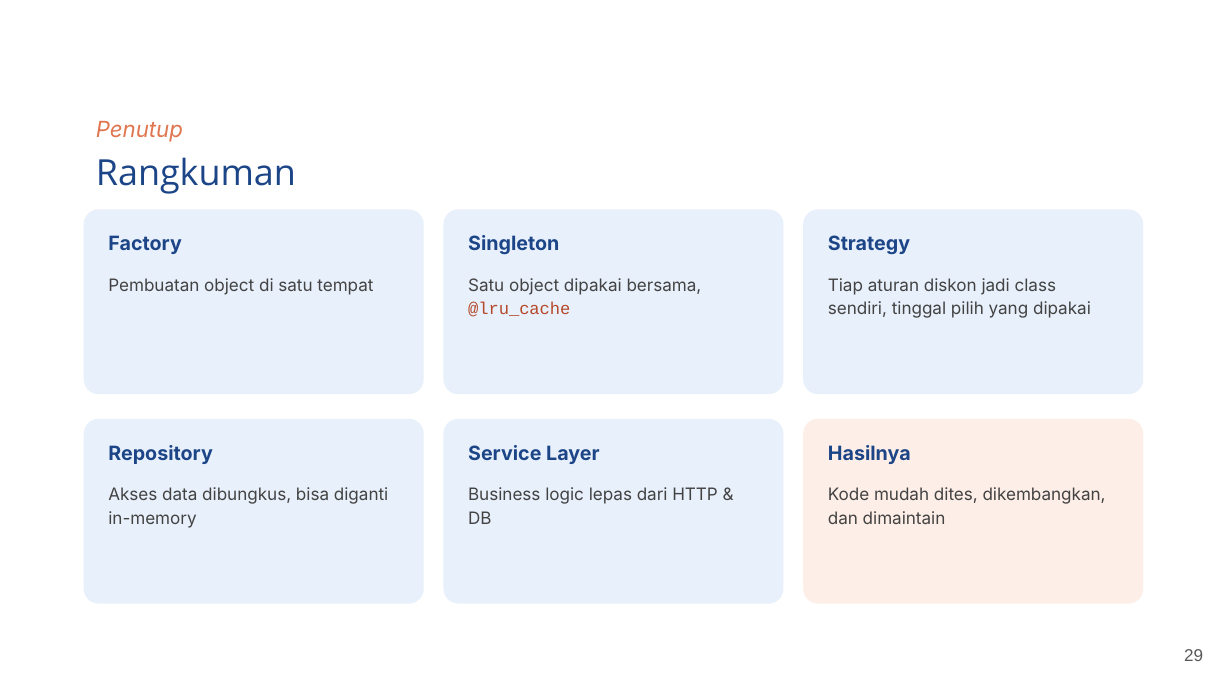
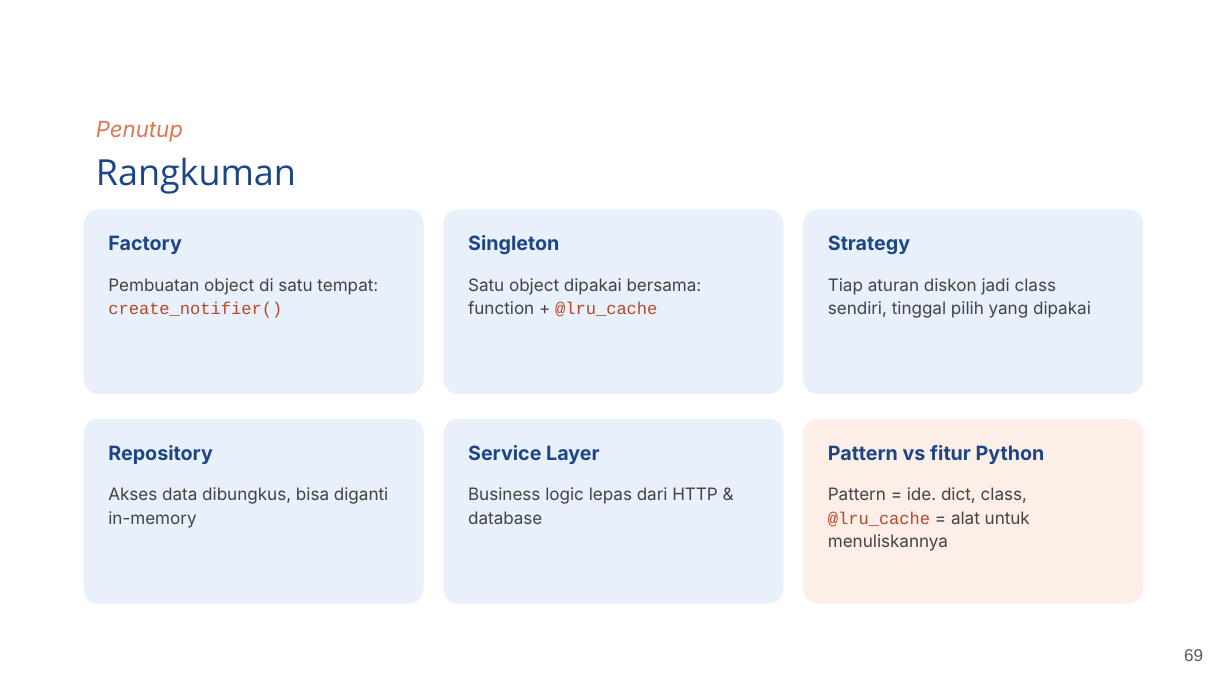
Before and after one commit to bagusedghar/fastapi-intermediate, a slide deck: slide 69 of sesi-01-design-patterns/slides/Sesi 1 - Python Design Patterns for Backend.pptx (slide 29 before the commit). Drawn at 1232x693 pixels with LibreOffice and Linux fonts; fonts in the diff are those of the drawing; background and template pictures are left out. Boxes give left, top, right and bottom in pixels: in the first picture for what was removed or moved away, otherwise in the second. Text is boxed around its words. In the diff, an @@ line names an element or a change of style, - is before the commit and + after.

```diff
--- a/sesi-01-design-patterns/slides/Sesi 1 - Python Design Patterns for Backend.pptx
+++ b/sesi-01-design-patterns/slides/Sesi 1 - Python Design Patterns for Backend.pptx
@@ text at box(108, 278, 378, 318): text changed @@
-Pembuatan object di satu tempat
+Pembuatan object di satu tempat: create_notifier()
@@ text at box(468, 278, 702, 317): text changed @@
-Satu object dipakai bersama, @lru_cache
+Satu object dipakai bersama: function + @lru_cache
@@ text at box(828, 445, 1045, 464): text changed @@
-Hasilnya
+Pattern vs fitur Python
@@ text at box(468, 487, 718, 524): text changed @@
-Business logic lepas dari HTTP & DB
+Business logic lepas dari HTTP & database
@@ text at box(828, 487, 1030, 551): text changed @@
-Kode mudah dites, dikembangkan, dan dimaintain
+Pattern = ide. dict, class, @lru_cache = alat untuk menuliskannya
@@ page number at box(1184, 649, 1203, 661): text changed @@
-29
+69
```
Also in this commit, not shown: 12 other slides changed, 52 slides added, 12 slides removed, 41 other files.
